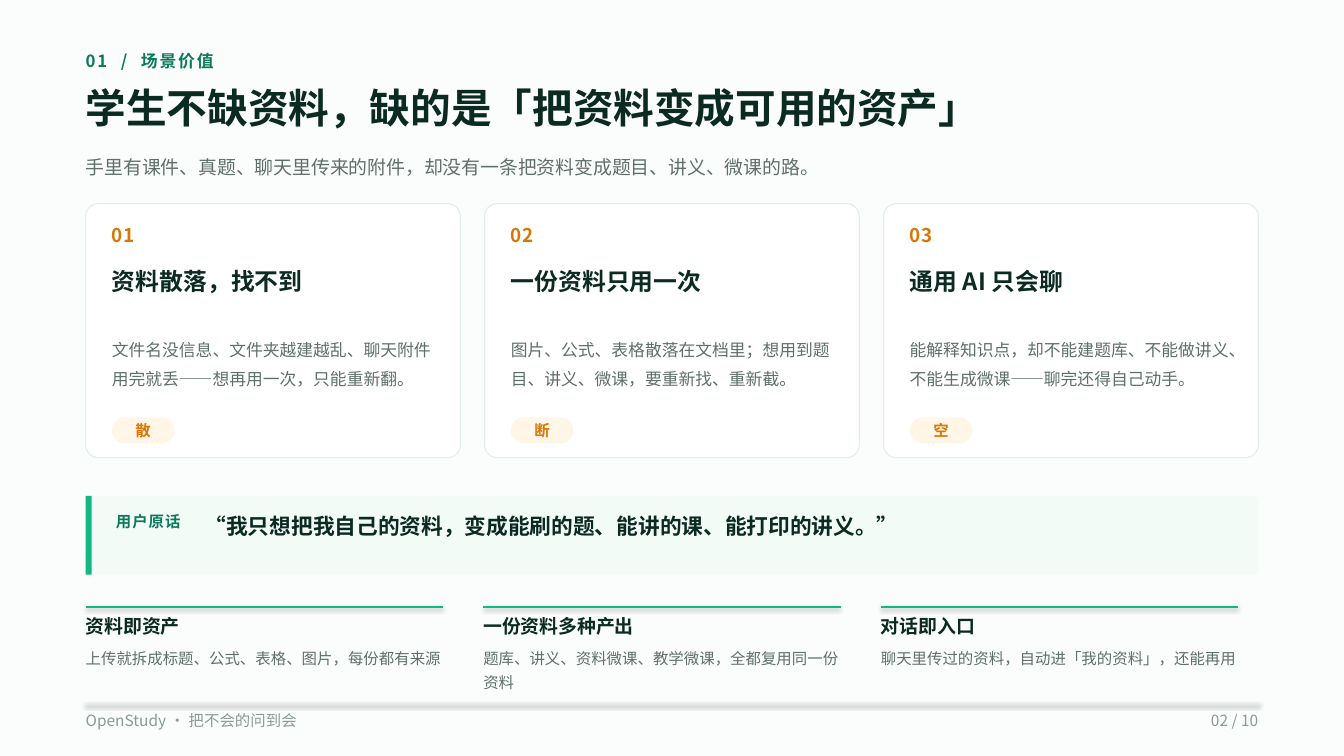
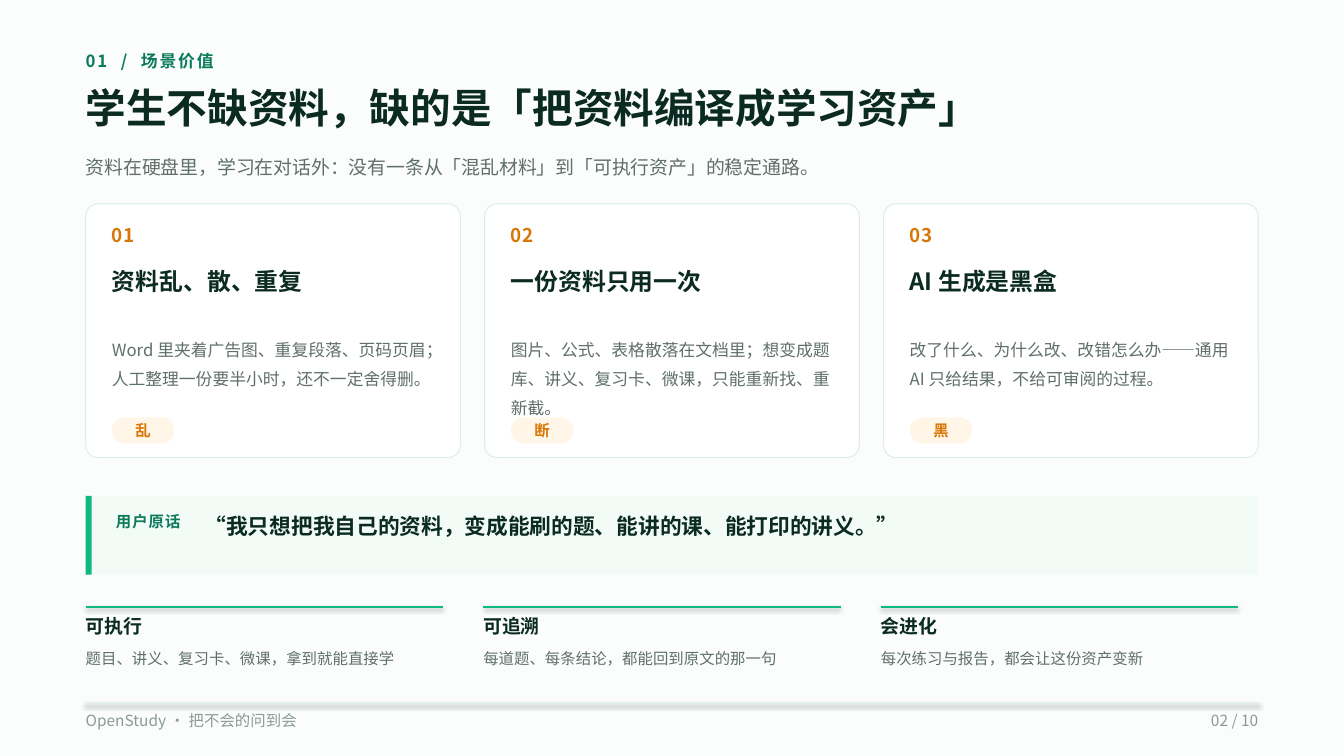
Before and after one commit to wufeng1234567/openstudy-fastapi-ts, a slide deck: slide 2 of doc/competition/OpenStudy-10页-V3-码道版.pptx. Drawn at 1344x756 pixels with LibreOffice and Linux fonts; fonts in the diff are those of the drawing. Boxes give left, top, right and bottom in pixels: in the first picture for what was removed or moved away, otherwise in the second. Text is boxed around its words. In the diff, an @@ line names an element or a change of style, - is before the commit and + after.

Commit message:
feat: 学习材料诊疗室：体检、整理手术台、资产装配与原文依据

```diff
--- a/doc/competition/OpenStudy-10页-V3-码道版.pptx
+++ b/doc/competition/OpenStudy-10页-V3-码道版.pptx
@@ text at (86,88,979,129): text changed @@
-学生不缺资料，缺的是「把资料变成可用的资产」
+学生不缺资料，缺的是「把资料编译成学习资产」
@@ text at (86,158,819,176): text changed @@
-手里有课件、真题、聊天里传来的附件，却没有一条把资料变成题目、讲义、微课的路。
+资料在硬盘里，学习在对话外：没有一条从「混乱材料」到「可执行资产」的稳定通路。
@@ text at (112,269,303,292): text changed @@
-资料散落，找不到
+资料乱、散、重复
@@ text at (910,269,1057,292): text changed @@
-通用 AI 只会聊
+AI 生成是黑盒
@@ text at (112,342,442,387): text changed @@
-文件名没信息、文件夹越建越乱、聊天附件用完就丢——想再用一次，只能重新翻。
+Word 里夹着广告图、重复段落、页码页眉；人工整理一份要半小时，还不一定舍得删。
@@ text at (511,342,830,416): text changed @@
-图片、公式、表格散落在文档里；想用到题目、讲义、微课，要重新找、重新截。
+图片、公式、表格散落在文档里；想变成题库、讲义、复习卡、微课，只能重新找、重新截。
@@ text at (910,342,1229,387): text changed @@
-能解释知识点，却不能建题库、不能做讲义、不能生成微课——聊完还得自己动手。
+改了什么、为什么改、改错怎么办——通用 AI 只给结果，不给可审阅的过程。
@@ text in rounded rectangle at (135,423,150,437): text changed @@
-散
+乱
@@ text in rounded rectangle at (933,421,948,441): text changed @@
-空
+黑
@@ text at (86,617,142,635): text changed @@
-资料即资产
+可执行
@@ text at (483,617,539,635): text changed @@
-一份资料多种产出
+可追溯
@@ text at (881,617,937,635): text changed @@
-对话即入口
+会进化
@@ text at (86,651,395,666): text changed @@
-上传就拆成标题、公式、表格、图片，每份都有来源
+题目、讲义、复习卡、微课，拿到就能直接学
@@ text at (483,651,776,666): text changed @@
-题库、讲义、资料微课、教学微课，全都复用同一份资料
+每道题、每条结论，都能回到原文的那一句
@@ text at (881,651,1143,666): text changed @@
-聊天里传过的资料，自动进「我的资料」，还能再用
+每次练习与报告，都会让这份资产变新
```
Also in this commit, not shown: 5 other slides changed, 3 slides added, 3 slides removed, 28 other files.
